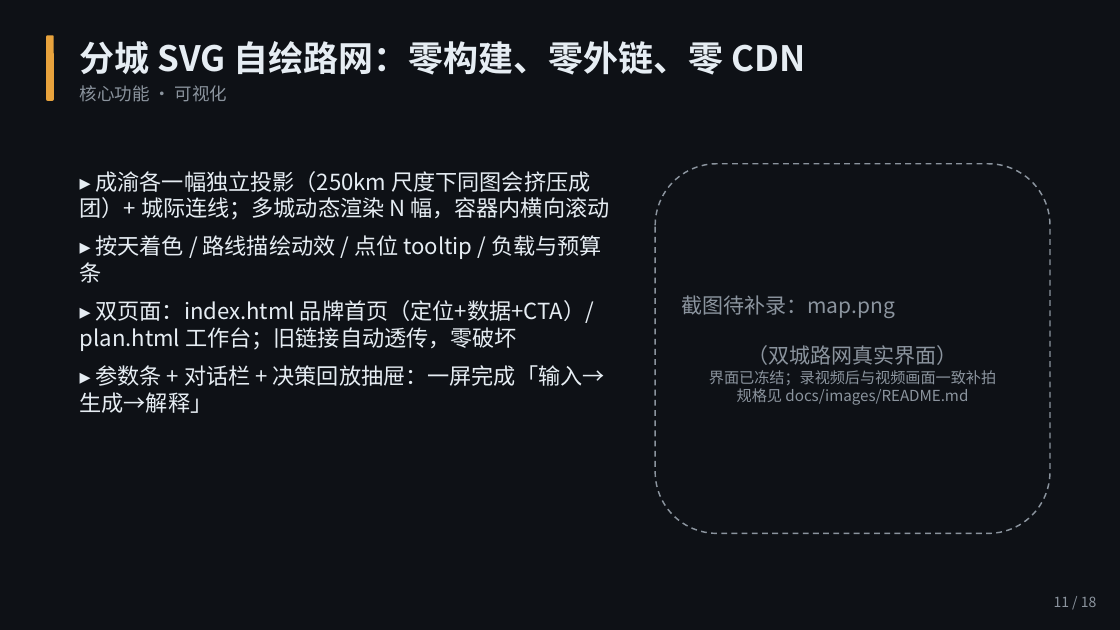
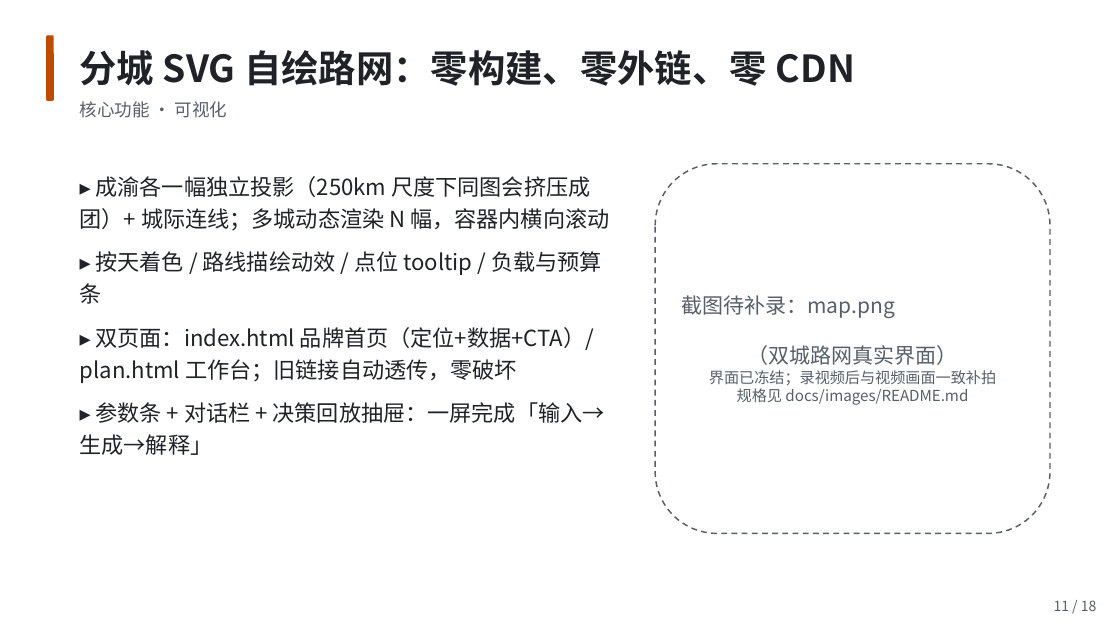
Before and after one commit to josndkosa/shudao-agent, a slide deck: slide 11 of ppt/蜀道智行.pptx. Drawn at 1120x630 pixels with LibreOffice and Linux fonts; fonts in the diff are those of the drawing. Boxes give left, top, right and bottom in pixels: in the first picture for what was removed or moved away, otherwise in the second. Text is boxed around its words. In the diff, an @@ line names an element or a change of style, - is before the commit and + after.

Commit message:
feat(contract+repro): 03K 收口加固——决策协议化与可复现补强 [user 03K任务单]
任务A：事件契约 v1.0.0（event.schema.json + 标准库校验 + 三锁测试，events.py 零改动）
任务B：深链 ?seq=N（隐式 auto=1，与拖进度条同 seek 路径定位，越界如实提示，replaceState 写回 cursor）
任务D：数据溯源旁挂 provenance.json（不出现=未核对；15 个数据文件 diff=0）+ 两锁测试
任务F：requirements 锁 ==（干净 venv 复现）+ .gitignore 断链修复 + package.py 三闸（密钥扫描/--max-mb/目录体积统计）
任务E：全站口径统一 15 城 237 点；易变数字摘除（以 ctl.py ci 输出为准）；gen_ppt 改重出时现读实测；讲稿「可直接接入 CodeArts 流水线」

顺手修两个既有 bug（深链验证时暴露）：
- MockApi.stream 立即 resolve → 兜底 api.plan 双跑 + done 帧 seek 覆盖深链定位（改为等流结束，与 LiveApi 同构；真实端口日志对照实证）
- SSE 业务 done 事件被哨兵判定误吞（narrate/system 段 done 有 stage）→ 前端事件数 < 后端 timeline，seq 深链错位

验证：CI 三连全绿（139 passed + 冒烟 23 步）；默认场景 baseline 逐字一致；
干净 venv 逐项复现 readme 版本表；?seq=17/999 双场景无头断言通过；
package.py 密钥探针与 --max-mb 1 均被拦（打印命中路径/实际体积）；
PPT 程序化重出 + PDF COM 导出（实测口径：139 tests / 冒烟 23 步 / 18 份任务单）

```diff
--- a/ppt/蜀道智行.pptx
+++ b/ppt/蜀道智行.pptx
@@ background #0E1116 to #FFFFFF @@
@@ rounded rectangle at [46,35,54,101]: fill #E8A33D to #BC4C00 @@
@@ text "分城 SVG 自绘路网：零构建、零外链、零 CDN" at [80,50,855,118]: size 30 to 32 pt, text colour #E6EDF3 to #1F2328 in "分城 SVG 自绘路网：零构建、零外链、零 CDN"; text colour #8B949E to #57606A in "核心功能 · 可视化"; line spacing 1 to 1.2 @@
@@ text "▸ 成渝各一幅独立投影（250km 尺度下同图会挤压成团）+ 城际连线；多城动态渲染 N ..." at [80,176,609,455]: text colour #E6EDF3 to #1F2328; line spacing 1 to 1.2 @@
@@ rounded rectangle "截图待补录：map.png （双城路网真实界面）" at [655,164,1050,534]: text colour #8B949E to #57606A; outline #8B949E 1.25 pt dashed to #57606A 1.25 pt dashed @@
@@ text "11 / 18" at [1054,600,1097,611]: text colour #8B949E to #57606A; line spacing 1 to 1.2 @@
```
Also in this commit, not shown: 17 other slides changed, 33 other files.
